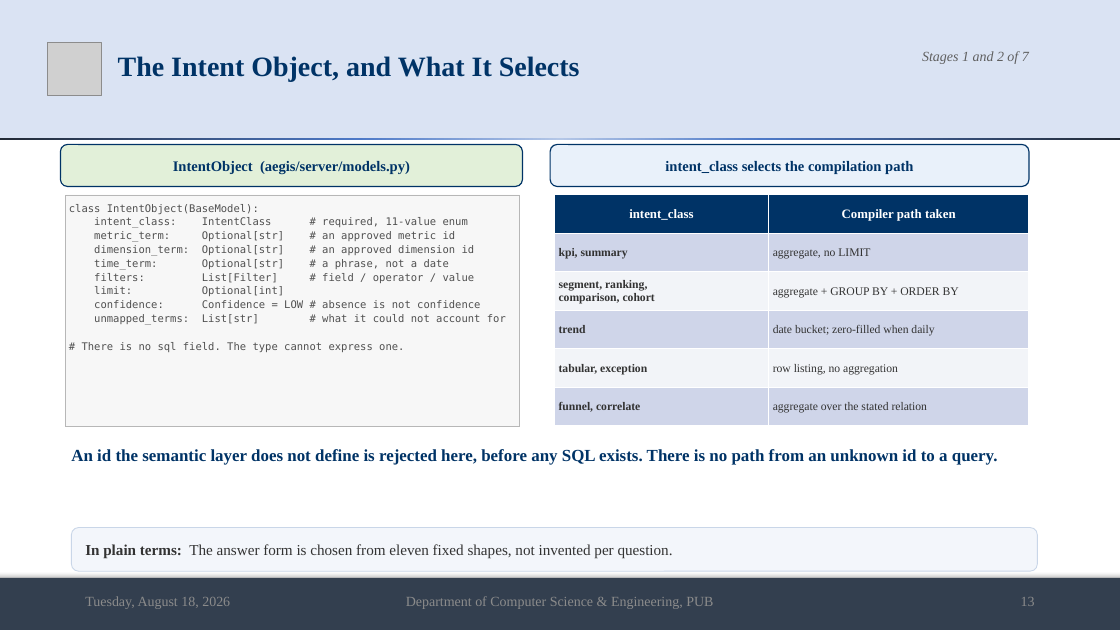
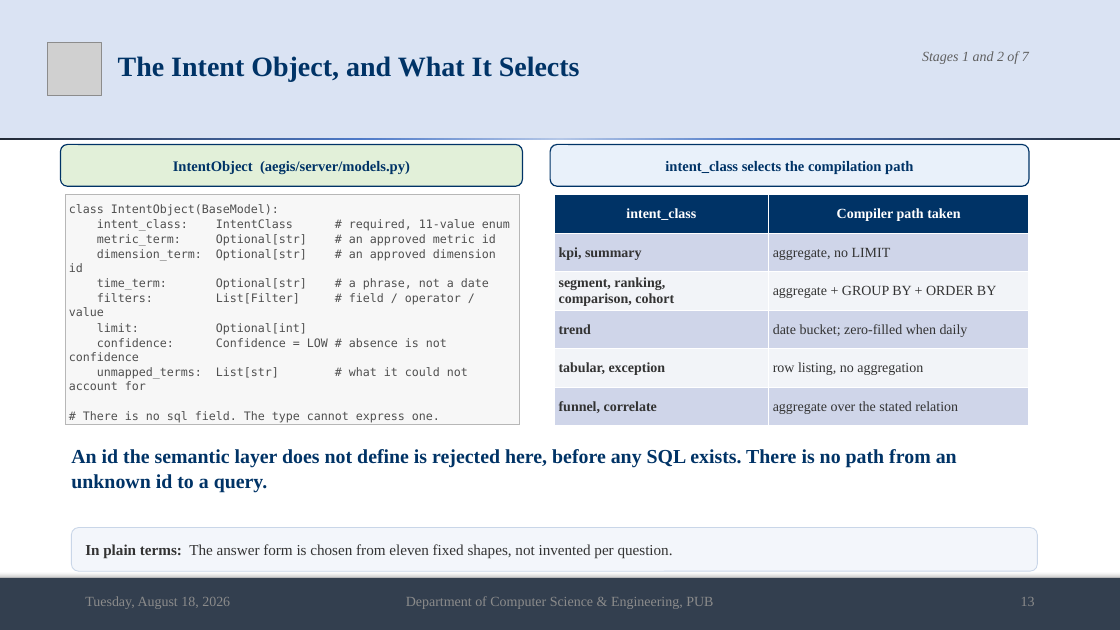
Before and after one commit to md-riaz/AEGIS-Research, a slide deck: slide 13 of docs/scripts/Md_Riaz_Final_Defense_0322310105101024.pptx. Drawn at 1120x630 pixels with LibreOffice and Linux fonts; fonts in the diff are those of the drawing; grey boxes stand for pictures. Boxes give left, top, right and bottom in pixels: in the first picture for what was removed or moved away, otherwise in the second. Text is boxed around its words. In the diff, an @@ line names an element or a change of style, - is before the commit and + after.

```diff
--- a/docs/scripts/Md_Riaz_Final_Defense_0322310105101024.pptx
+++ b/docs/scripts/Md_Riaz_Final_Defense_0322310105101024.pptx
@@ rectangle "class IntentObject(BaseModel):" at <box>66,195,519,425</box>: size 9 to 10 pt @@
@@ table at <box>555,195,1029,425</box> @@
@@ size 11 to 12 pt in "intent_class", "Compiler path taken" @@
@@ size 10 to 12 pt in "kpi, summary", "aggregate, no LIMIT", "segment, ranking,", "comparison, cohort" and 7 more places @@
@@ text "An id the semantic layer ..." at <box>71,449,957,493</box>: size 14.5 to 17 pt @@
```
Also in this commit, not shown: 18 other slides changed, 1 slide added, 7 other files.
